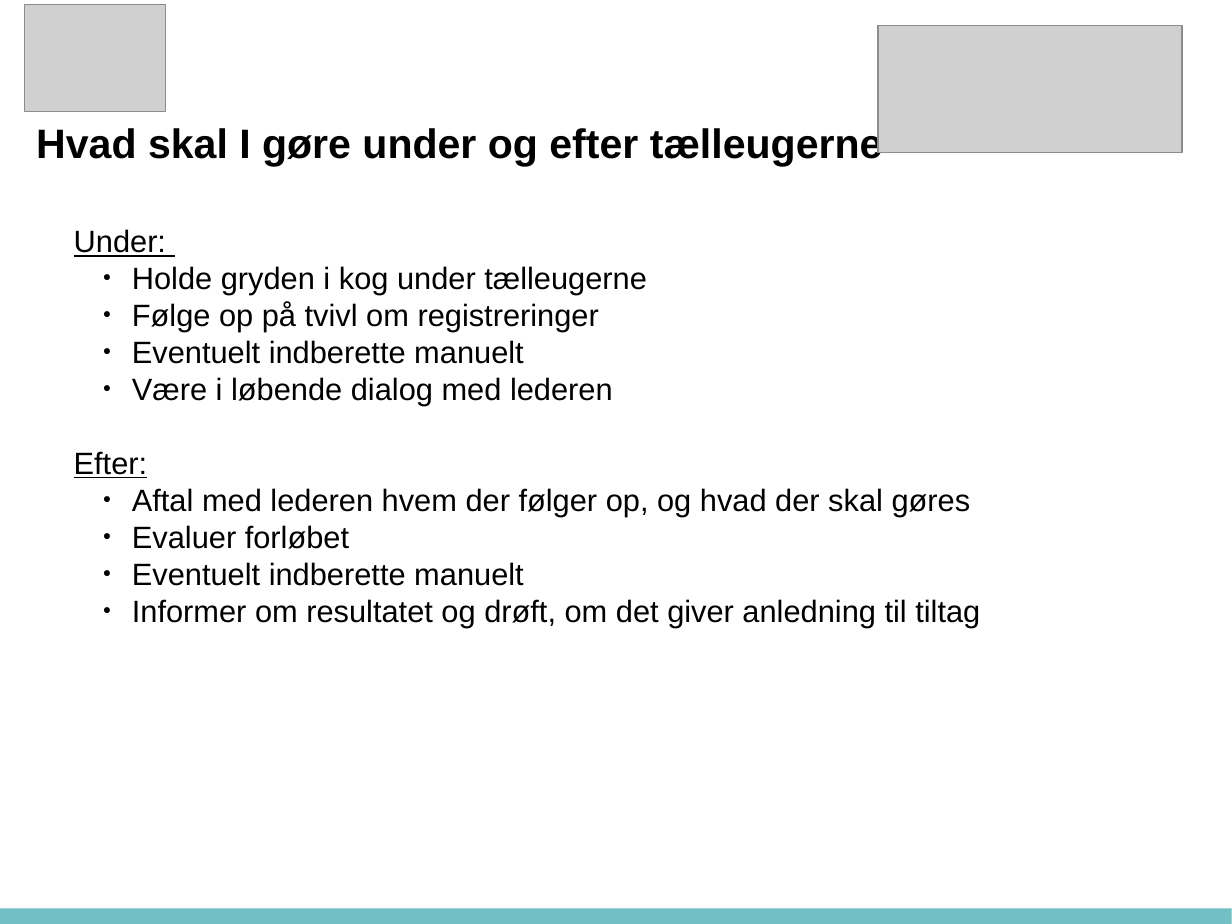
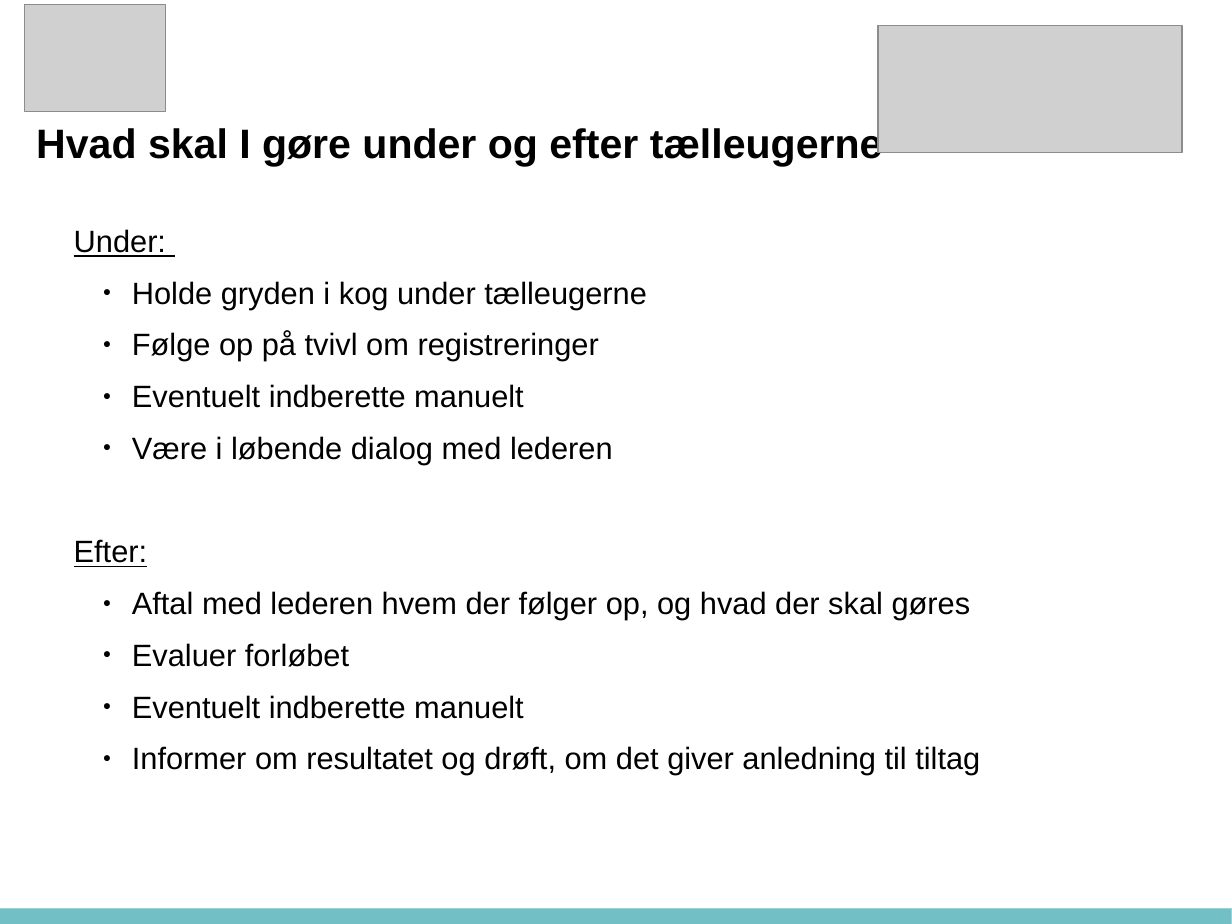
Before and after one commit to MrVampy/komhen, a slide deck: slide 31 of intro/intro.odp. Drawn at 1232x924 pixels with LibreOffice and Linux fonts; fonts in the diff are those of the drawing; grey boxes stand for pictures. Boxes give left, top, right and bottom in pixels: in the first picture for what was removed or moved away, otherwise in the second. Text is boxed around its words. In the diff, an @@ line names an element or a change of style, - is before the commit and + after.

```diff
--- a/intro/intro.odp
+++ b/intro/intro.odp
@@ text "Under:" at bbox=[74, 229, 980, 775]: more space between paragraphs @@
```
Also in this commit, not shown: 2 other slides changed, 4 other files.
